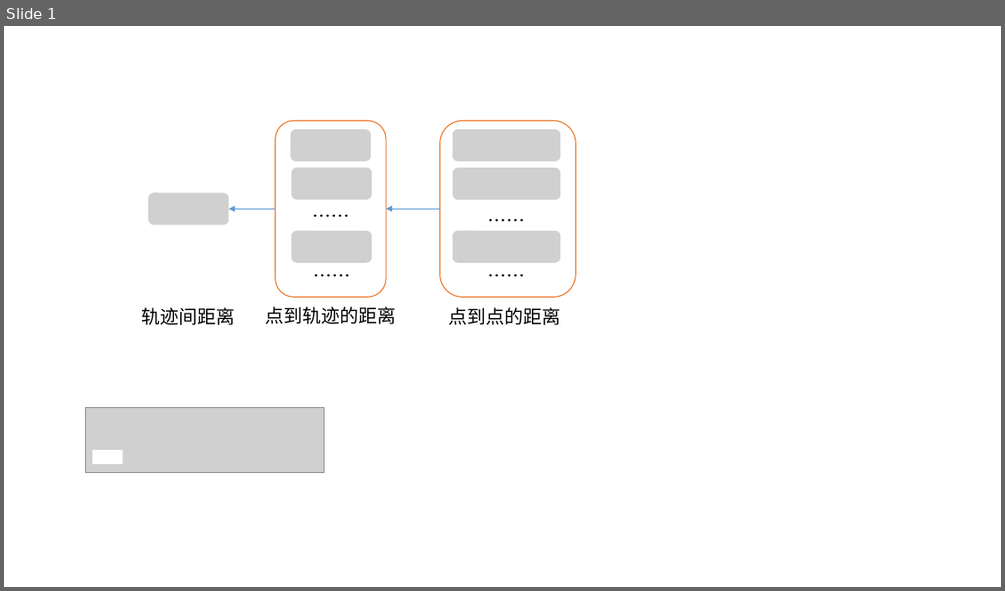
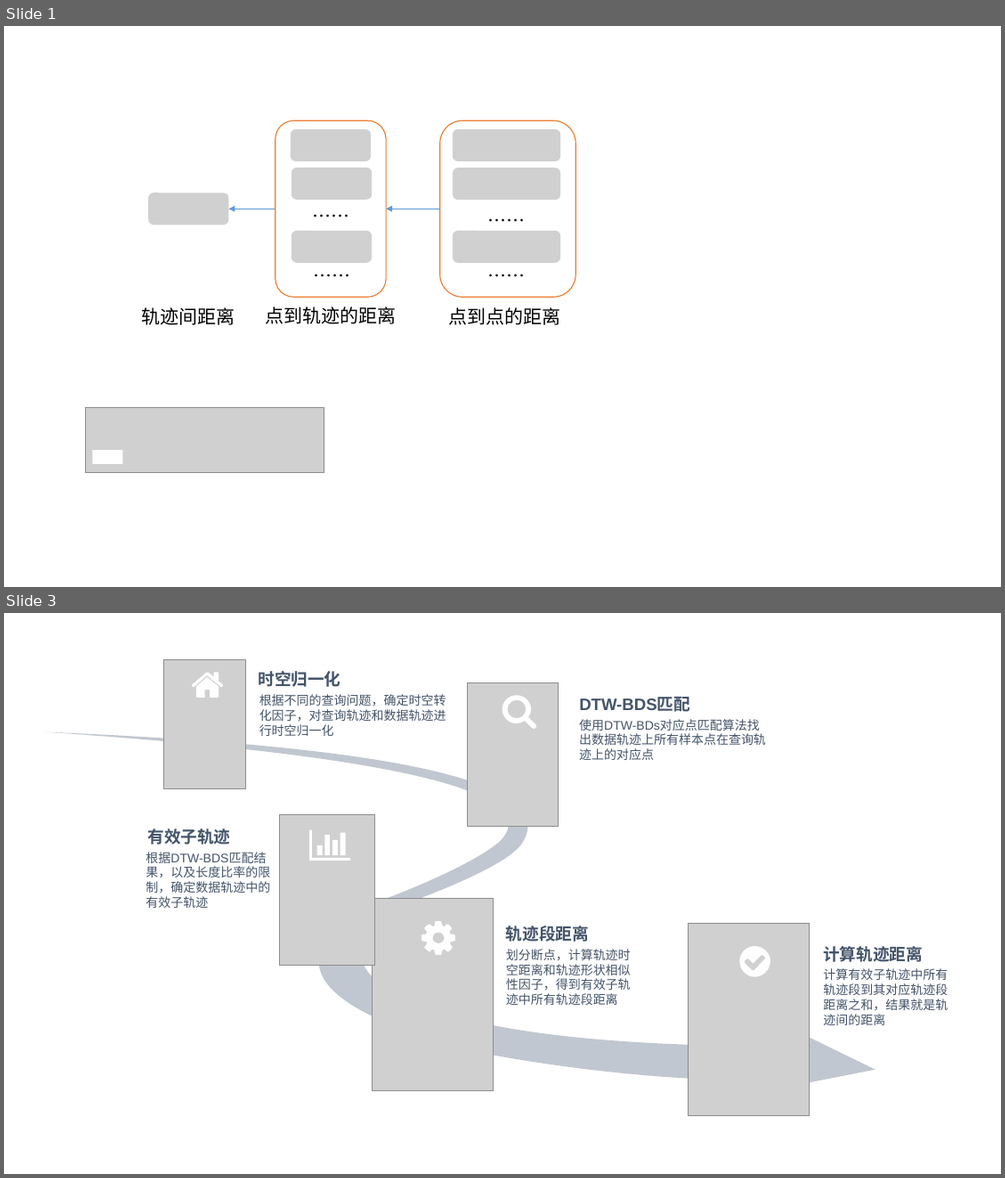
Before and after one commit to dingguangwei/biyelunwen, a slide deck: 答辩-素材.pptx. Shown one above the other, each under a label of ours: slide 1 before the commit, slides 1 and 3 after it; the slides between them are not shown. The pictures are 1005x591 and 1005x1178 pixels, drawn with LibreOffice and Linux fonts; fonts in the diff are those of the drawing; grey boxes stand for pictures. Boxes give left, top, right and bottom in pixels: in the first picture for what was removed or moved away, otherwise in the second. Text is boxed around its words. In the diff, an @@ line names an element or a change of style, - is before the commit and + after.

```diff
--- a/答辩-素材.pptx
+++ b/答辩-素材.pptx
@@ slide 3 added at <box>4,613,1001,1174</box>, background #CCE8CF @@
@@ picture added at <box>163,659,245,788</box> @@
@@ freeform shape added at <box>192,672,223,698</box>, fill #FFFFFF @@
@@ text added at <box>259,671,341,687</box>, 16 pt, text #445469, bold @@
+时空归一化
@@ picture added at <box>468,682,558,827</box> @@
@@ text added at <box>259,694,446,736</box>, 12 pt, text #445469 @@
+根据不同的查询问题，确定时空转化因子，对查询轨迹和数据轨迹进行时空归一化
@@ freeform shape added at <box>502,695,536,729</box>, fill #FFFFFF @@
@@ text added at <box>579,698,690,712</box>, 16 pt, text #445469, bold @@
+DTW-BDS匹配
@@ text added at <box>579,719,760,730</box>, 12 pt, text #445469 @@
+使用DTW-BDs对应点匹配算法找出数据轨迹上所有样本点在查询轨迹上的对应点
@@ freeform shape added at <box>46,732,875,1097</box>, fill #C1C7D0 @@
@@ picture added at <box>280,815,375,965</box> @@
@@ text added at <box>146,852,270,908</box>, 12 pt, text #445469 @@
+根据DTW-BDS匹配结果，以及长度比率的限制，确定数据轨迹中的有效子轨迹
@@ text added at <box>148,828,231,844</box>, 16 pt, text #445469, bold @@
+有效子轨迹
@@ freeform shape added at <box>310,830,351,860</box>, fill #FFFFFF @@
@@ picture added at <box>372,898,494,1090</box> @@
@@ freeform shape added at <box>422,921,455,955</box>, fill #FFFFFF @@
@@ text added at <box>506,925,589,941</box>, 16 pt, text #445469, bold @@
+轨迹段距离
@@ picture added at <box>688,923,809,1115</box> @@
@@ text added at <box>506,949,631,1005</box>, 12 pt, text #445469 @@
+划分断点，计算轨迹时空距离和轨迹形状相似性因子，得到有效子轨迹中所有轨迹段距离
@@ freeform shape added at <box>740,946,770,976</box>, fill #FFFFFF @@
@@ text added at <box>823,946,922,962</box>, 16 pt, text #445469, bold @@
+计算轨迹距离
@@ text added at <box>823,968,947,1025</box>, 12 pt, text #445469 @@
+计算有效子轨迹中所有轨迹段到其对应轨迹段距离之和，结果就是轨迹间的距离
```
Also in this commit, not shown: 1 other slide added, 1 other file.
